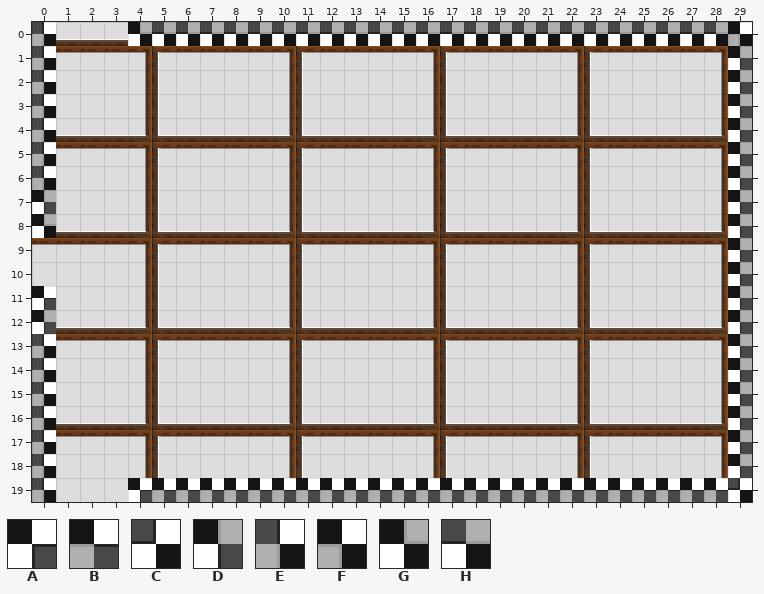
Tiled map -- Assets/maps/HubRooms/2 - Lower Class Rooms/B5 room.tmx. The first picture shows the starting point.
Cells are 16x16 px. Shown: x 0..29, y 0..19.
Key: from "Checkboard tileset": A 0, B 1, C 3, D 5, E 7, F 8, G 10, H 11.
_ is an empty cell.
Layers that did not change in this view are not listed.
Layer "ground" before, first column x 0:
 0 E___GHHHHHHHHHHHHHHHHHHHHHHHHF
 1 E____________________________D
 2 E____________________________D
 3 E____________________________D
 4 E____________________________D
 5 E____________________________D
 6 E____________________________D
 7 D____________________________D
 8 G____________________________D
 9 _____________________________D
10 _____________________________D
11 A____________________________D
12 D____________________________D
13 E____________________________D
14 E____________________________D
15 E____________________________D
16 E____________________________D
17 E____________________________D
18 E____________________________D
19 E___ABBBBBBBBBBBBBBBBBBBBBBBBC
Now the later version:
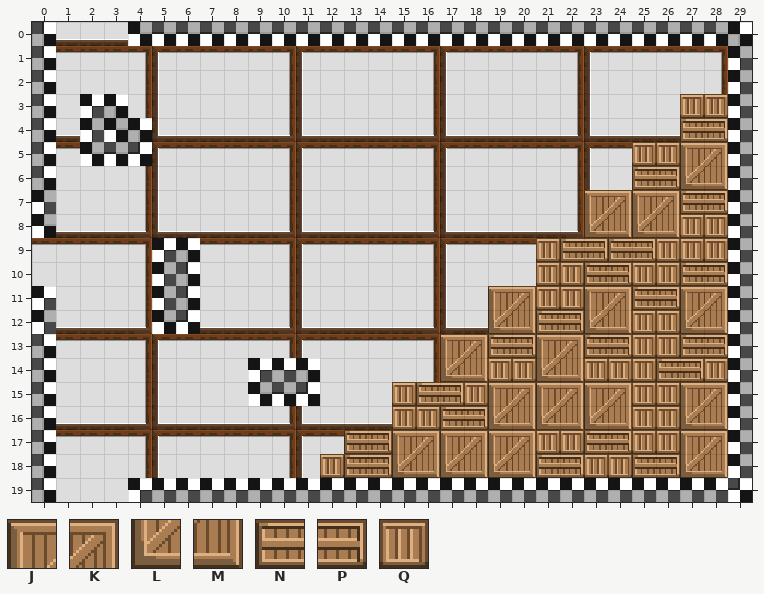
Further tiles: from "PlaceholderSprites": J 9, K 10, L 24, M 25, N 39, P 40, Q 54.
Tiles of an added or newly shown layer are drawn over the layers below it.
From the commit log: Couple low class rooms filled
The exact change:
{"where": "layer \"ground\""}
{"y":3,"x":2,"old":"__","new":"AF"}
{"y":4,"x":2,"old":"___","new":"DGF"}
{"y":4,"x":27,"old":"__","new":"NP"}
{"y":5,"x":2,"old":"___","new":"GHC"}
{"y":5,"x":27,"old":"__","new":"JK"}
{"y":6,"x":25,"old":"____","new":"NPLM"}
{"y":7,"x":23,"old":"______","new":"JKJKNP"}
{"y":8,"x":23,"old":"______","new":"LMLMQQ"}
{"y":9,"x":5,"old":"__","new":"AF"}
{"y":9,"x":22,"old":"_______","new":"NPNPQQQ"}
{"y":10,"x":5,"old":"__","new":"DE"}
{"y":10,"x":23,"old":"______","new":"NPQQNP"}
{"y":11,"x":5,"old":"__","new":"DE"}
{"y":11,"x":19,"old":"__","new":"JK"}
{"y":11,"x":23,"old":"______","new":"JKNPJK"}
{"y":12,"x":5,"old":"__","new":"GC"}
{"y":12,"x":19,"old":"__________","new":"LMNPLMQQLM"}
{"y":13,"x":17,"old":"____________","new":"JKNPJKNPQQNP"}
{"y":14,"x":9,"old":"___","new":"ABF"}
{"y":14,"x":17,"old":"____________","new":"LMQQLMQQQNPQ"}
{"y":15,"x":9,"old":"___","new":"GHC"}
{"y":15,"x":16,"old":"_____________","new":"NPQJKJKJKQQJK"}
{"y":16,"x":17,"old":"____________","new":"NPLMLMLMQQLM"}
{"y":17,"x":13,"old":"________________","new":"NPJKJKJKQQNPQQJK"}
{"y":18,"x":13,"old":"________________","new":"NPLMLMLMNPQQNPLM"}
{"where": "layer \"annotations (for game objects)\" (added)"}
{"y":3,"x":27,"old":"__","new":"QQ"}
{"y":5,"x":25,"old":"__","new":"QQ"}
{"y":9,"x":21,"old":"_","new":"Q"}
{"y":10,"x":21,"old":"__","new":"QQ"}
{"y":11,"x":21,"old":"__","new":"QQ"}
{"y":15,"x":15,"old":"_","new":"Q"}
{"y":16,"x":15,"old":"__","new":"QQ"}
{"y":18,"x":12,"old":"_","new":"Q"}
{"label":"added","picture_box":[80,94,152,166]}
{"label":"added","picture_box":[320,94,728,478]}
{"label":"added","picture_box":[152,238,200,334]}
{"label":"added","picture_box":[248,358,320,406]}
